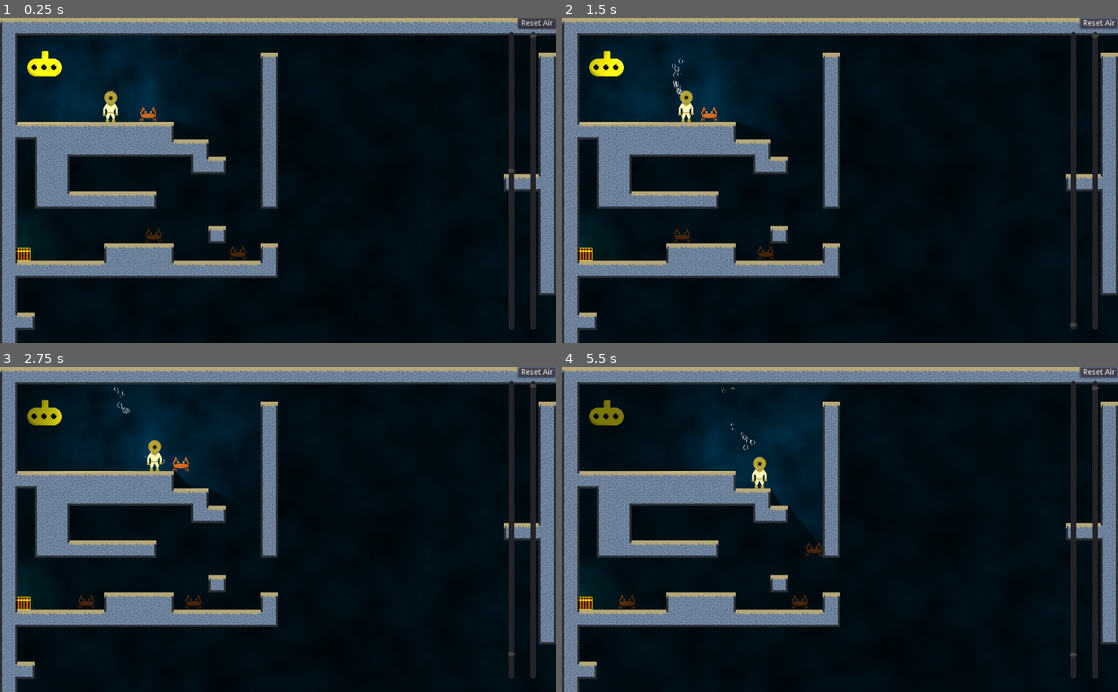
Above: before the commit, frames 1-4 (two rows, left to right).
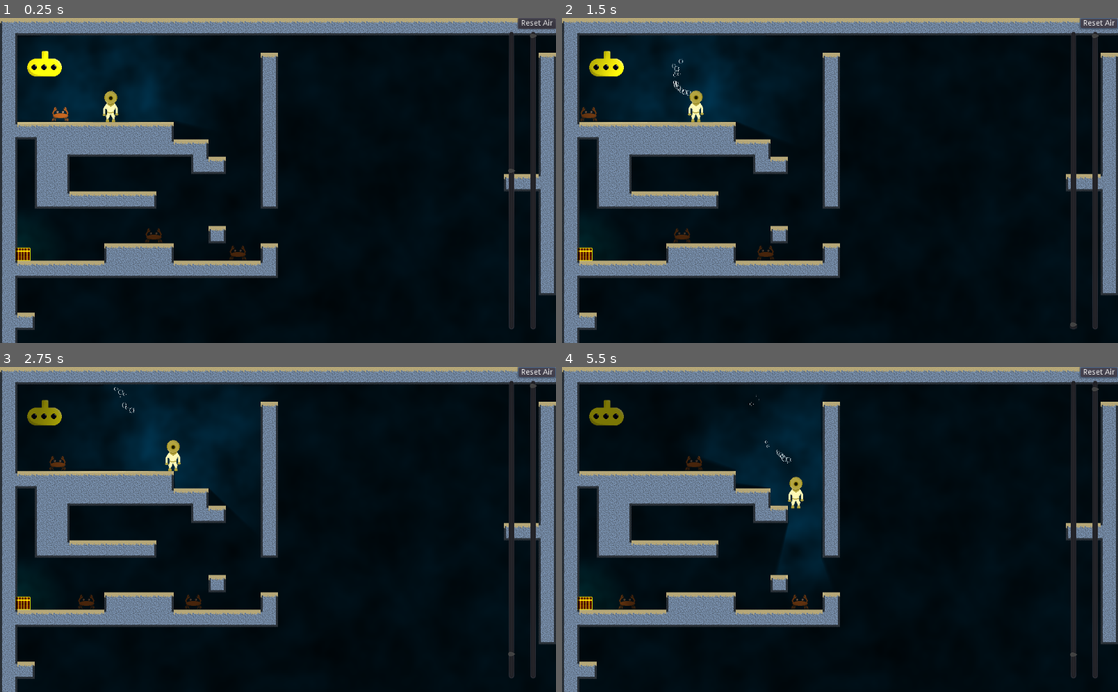
Above: after the commit, the same moments.

Repository: bengosney/diver
Game: Godot game, scene res://Main.tscn
The game is run twice, just before and just after one commit, with the same random seed, the same clock (stepped at 60 frames per second) and the same inputs.
Inputs:
- Up to frame 1 (0.25 s): no input
- Up to frame 2 (1.5 s): hold Right (walk_right) 0.53-1.25 s; hold Down (buoyancy_dec) 0.53-1.25 s; click "Reset Air" at 1.25 s
- Up to frame 3 (2.75 s): hold Right (walk_right) from 2.03 s (still down); tap Up (buoyancy_inc) at 2.1 s
- Up to frame 4 (5.5 s): release Right (walk_right) at 2.78 s; hold Left (walk_left) 2.78-3.53 s; hold Down (buoyancy_dec) 2.78-3.53 s; hold Right (walk_right) 3.53-5.03 s; tap Up (buoyancy_inc) at 3.6, 5.1 s; hold Down (buoyancy_dec) 4.28-5.03 s; hold Left (walk_left) from 5.03 s (still down)

The runs differ from the first frame. In frame 1, 0.2% of the frame differs, in the area x 9-29%, y 27-33%; in frame 2, 0.6%; in frame 3, 0.9%; in frame 4, 1.4%, in the area x 18-97%, y 1-73%.

Commit message:
leeks and breathing decrease air

Diff:
--- a/MainLevel/MainLevel.tscn
+++ b/MainLevel/MainLevel.tscn
@@ -67,7 +67,7 @@
 position = Vector2( 290, 322 )
 
 [node name="Crab3" parent="." instance=ExtResource( 4 )]
-position = Vector2( 279, 106 )
+position = Vector2( 118, 95 )
 
 [node name="Chest" parent="." instance=ExtResource( 5 )]
 position = Vector2( 42, 370 )
--- a/Player/Player.gd
+++ b/Player/Player.gd
@@ -9,6 +9,8 @@
 export(float, 0, 1.0) var buoyancy_acc = 0.25
 export(float, 0, 1.0) var air_step = .1
 export(int) var starting_air = 100
+export(float) var breath = 0.1
+export(float) var leek_factor = 0.25
 
 export(PackedScene) var bubble_scene
 
@@ -72,10 +74,22 @@
 		buoyancy = lerp(buoyancy, max(min(target, max_buoy), min_buoy), buoyancy_acc)
 
 
+func breath(delta):
+	air = max(0, air - (breath * delta))
+
+
+func leak(delta):
+	var total_leeks = 0
+	for l in leaks:
+		total_leeks += l
+
+	var leeked = (total_leeks * leek_factor) * delta
+	air = max(0, air - leeked)
+
+
 func _process(delta):
-	if false:
-		var inc = ceil(starting_air - lerp(starting_air, air * .8, 1))
-		air = max(air + (inc * delta), starting_air)
+	breath(delta)
+	leak(delta)
 
 
 func _physics_process(delta):
@@ -93,5 +107,5 @@
 	leek_instance.amount = dammage
 	leek_instance.emitting = true
 	leek_instance.position = pos
+	leaks.append(dammage)
 	$Leeks.add_child(leek_instance)
-	print("new leek: ", leek)
